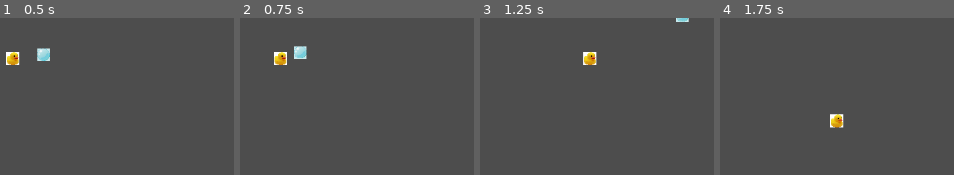
Above: before the commit, frames 1-4 (left to right).
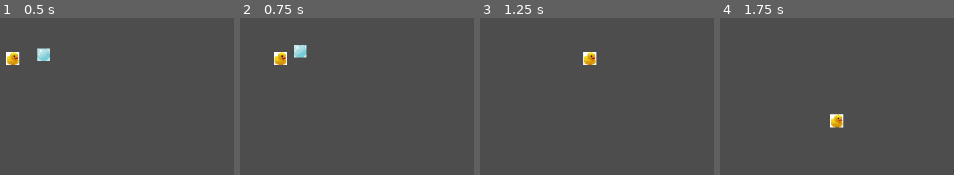
Above: after the commit, the same moments.

Repository: pmaitland/GGJ2025
Game: Godot game, scene res://scenes/level.tscn
Same seed, same stepped clock (60 frames per second), same inputs: the game is played once before the commit and once after it.
Inputs (mouse positions are in pixels of both pictures, inside the frame that each line leads up to):
- Up to frame 1 (0.5 s): no input
- Up to frame 2 (0.75 s): tap Enter at 0.5 s; move the mouse to (outside the picture) at 0.52 s; press the mouse at (outside the picture) at 0.53 s; hold D (move_right) from 0.53 s (still down)
- Up to frame 3 (1.25 s): keep holding D (move_right)
- Up to frame 4 (1.75 s): move the mouse to (outside the picture) at 1.27 s; release D (move_right) at 1.28 s; release the mouse at (outside the picture) at 1.28 s; hold S (move_down) from 1.28 s (still down); click (outside the picture) at 1.35 s

Frame 1 is identical in both runs. In frame 2, 0.2% of the frame differs, in the area x 23-29%, y 17-27%; in frame 3, 0.1%; in frame 4, nothing differs.

Commit message:
better bubble

Diff:
--- a/ggj25/scripts/bubble.gd
+++ b/ggj25/scripts/bubble.gd
@@ -1,7 +1,7 @@
 extends CharacterBody2D
 
 
-const friction = 1
+const FRICTION = 0.985
 
 
 func blow(from: Transform2D, force: float) -> void:
@@ -11,7 +11,6 @@
 
 func _physics_process(delta: float) -> void:
 
-	velocity.x = move_toward(velocity.x, 0, friction)
-	velocity.y = move_toward(velocity.y, 0, friction)
+	velocity *= FRICTION
 
 	move_and_slide()
